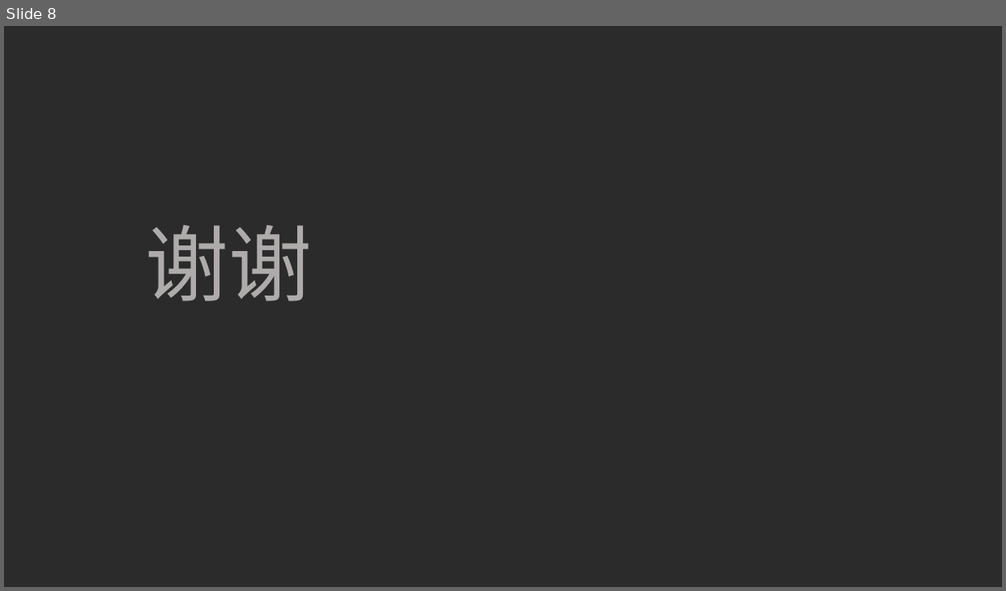
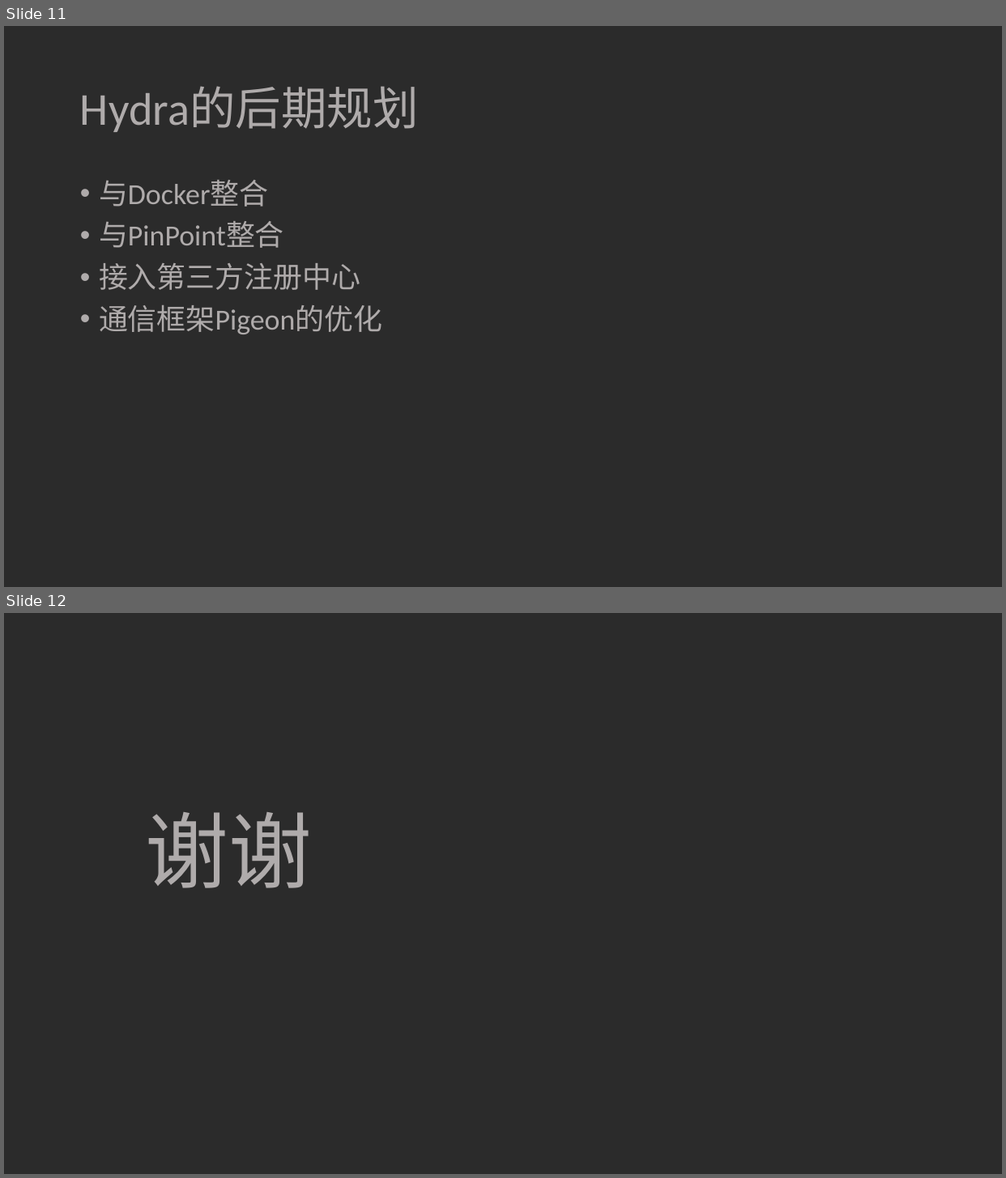
Before and after one commit to ivaneye/ivaneye.github.com, a slide deck: source/ppt/work/焦点服务化框架Hydra的演变-王一帆.pptx. Shown one above the other, each under a label of ours: slide 8 before the commit, slides 11 and 12 after it. The pictures are 1006x591 and 1006x1178 pixels, drawn with LibreOffice and Linux fonts; fonts in the diff are those of the drawing; grey boxes stand for pictures; background and template pictures are left out; a plain dark background stands for a picture behind light text. Boxes give left, top, right and bottom in pixels: in the first picture for what was removed or moved away, otherwise in the second. Text is boxed around its words. In the diff, an @@ line names an element or a change of style, - is before the commit and + after.

Commit message:
ppt

```diff
--- a/source/ppt/work/焦点服务化框架Hydra的演变-王一帆.pptx
+++ b/source/ppt/work/焦点服务化框架Hydra的演变-王一帆.pptx
@@ slide 11 added at <box>4,26,1002,587</box>, background picture (left out) @@
@@ title added at <box>80,86,419,132</box>, 44 pt, text #AFABAB @@
+Hydra的后期规划
@@ text added at <box>99,180,382,335</box>, 28 pt, text #AFABAB @@
+• 与Docker整合
+• 与PinPoint整合
+• 接入第三方注册中心
+• 通信框架Pigeon的优化
@@ what was slide 8 is now slide 12 @@
```
Also in this commit, not shown: 2 slides changed, 8 other slides added, 5 slides removed, 1 other file.
